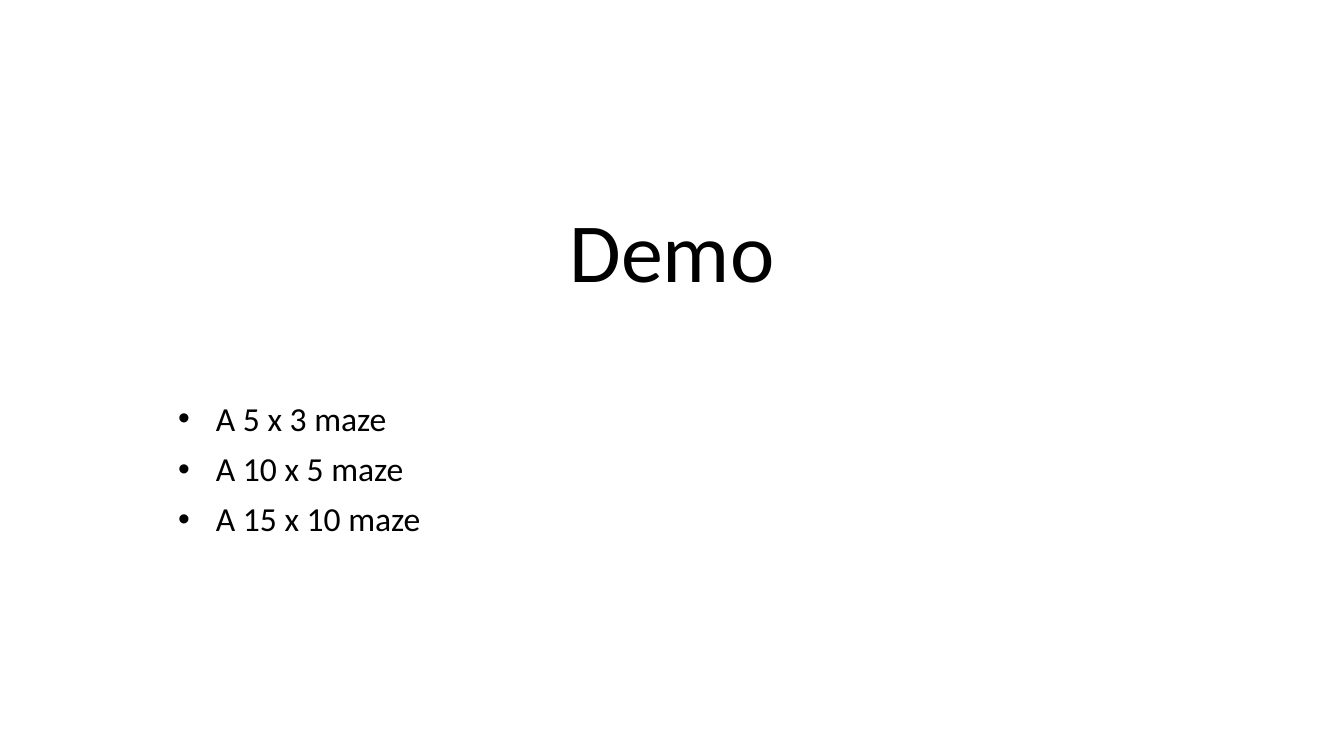
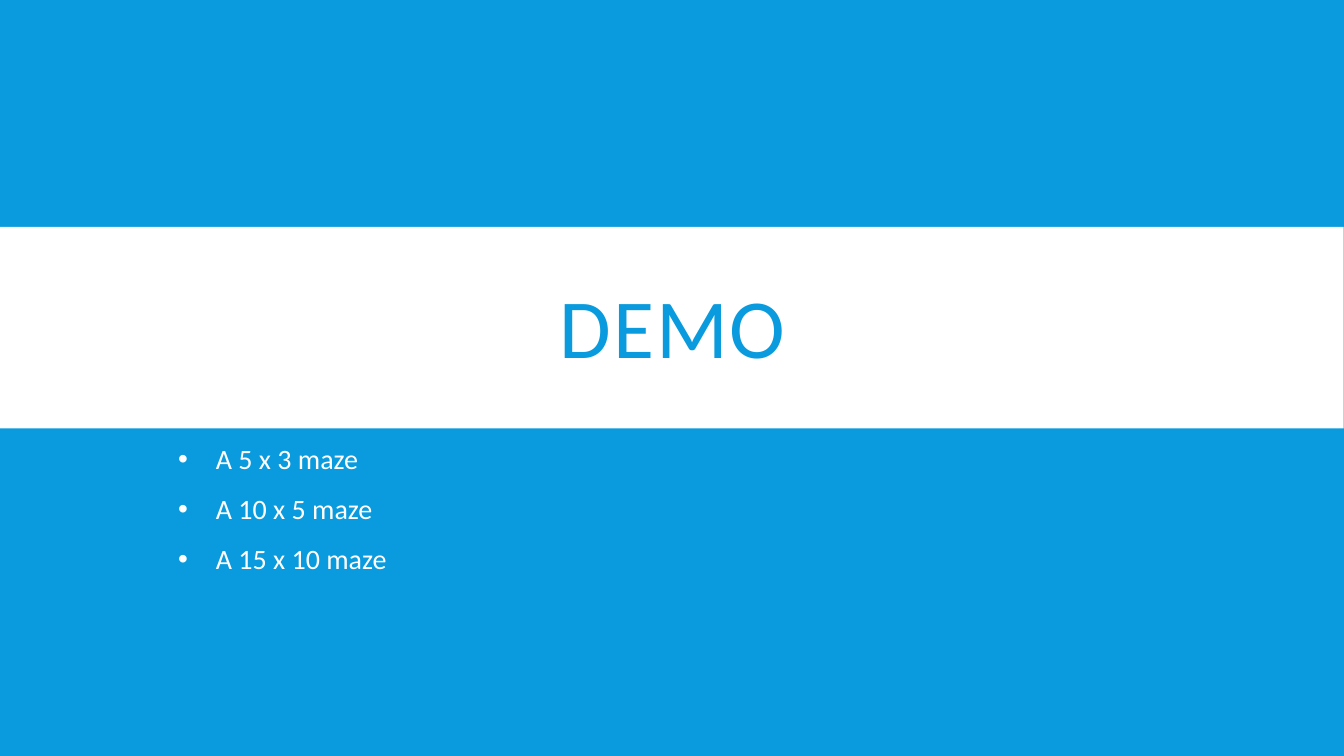
Before and after one commit to mattj122/MazeRunner, a slide deck: slide 6 of presen.pptx. Drawn at 1344x756 pixels with LibreOffice and Linux fonts; fonts in the diff are those of the drawing. Boxes give left, top, right and bottom in pixels: in the first picture for what was removed or moved away, otherwise in the second. Text is boxed around its words. In the diff, an @@ line names an element or a change of style, - is before the commit and + after.

```diff
--- a/presen.pptx
+++ b/presen.pptx
@@ background #FFFFFF to #099BDD @@
@@ rectangle added at box(0, 227, 1344, 429), fill #FFFFFF @@
@@ title at box(559, 303, 785, 359): text changed; text colour #000000 to #099BDD @@
-Demo
+DEMO
@@ subtitle "A 5 x 3 maze": place and size @@
-subtitle "A 5 x 3 maze" at box(216, 409, 420, 532)
+subtitle "A 5 x 3 maze" at box(216, 451, 386, 570)
@@ subtitle "A 5 x 3 maze" at box(216, 451, 386, 570): size 24 to 20 pt, text colour #000000 to #FFFFFF; more space between paragraphs @@
```
Also in this commit, not shown: 7 other slides changed, 1 slide added, 17 other files.
